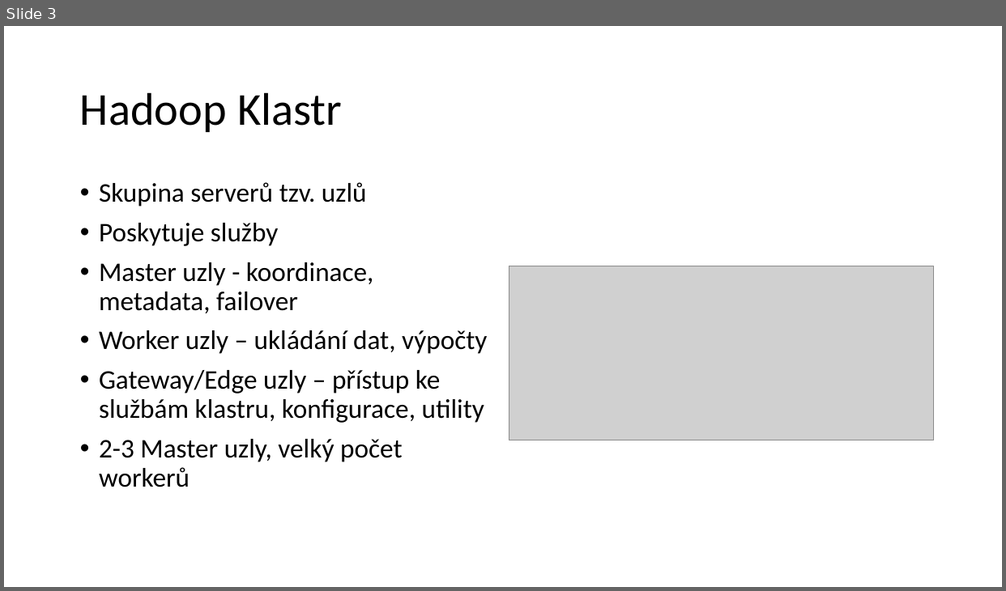
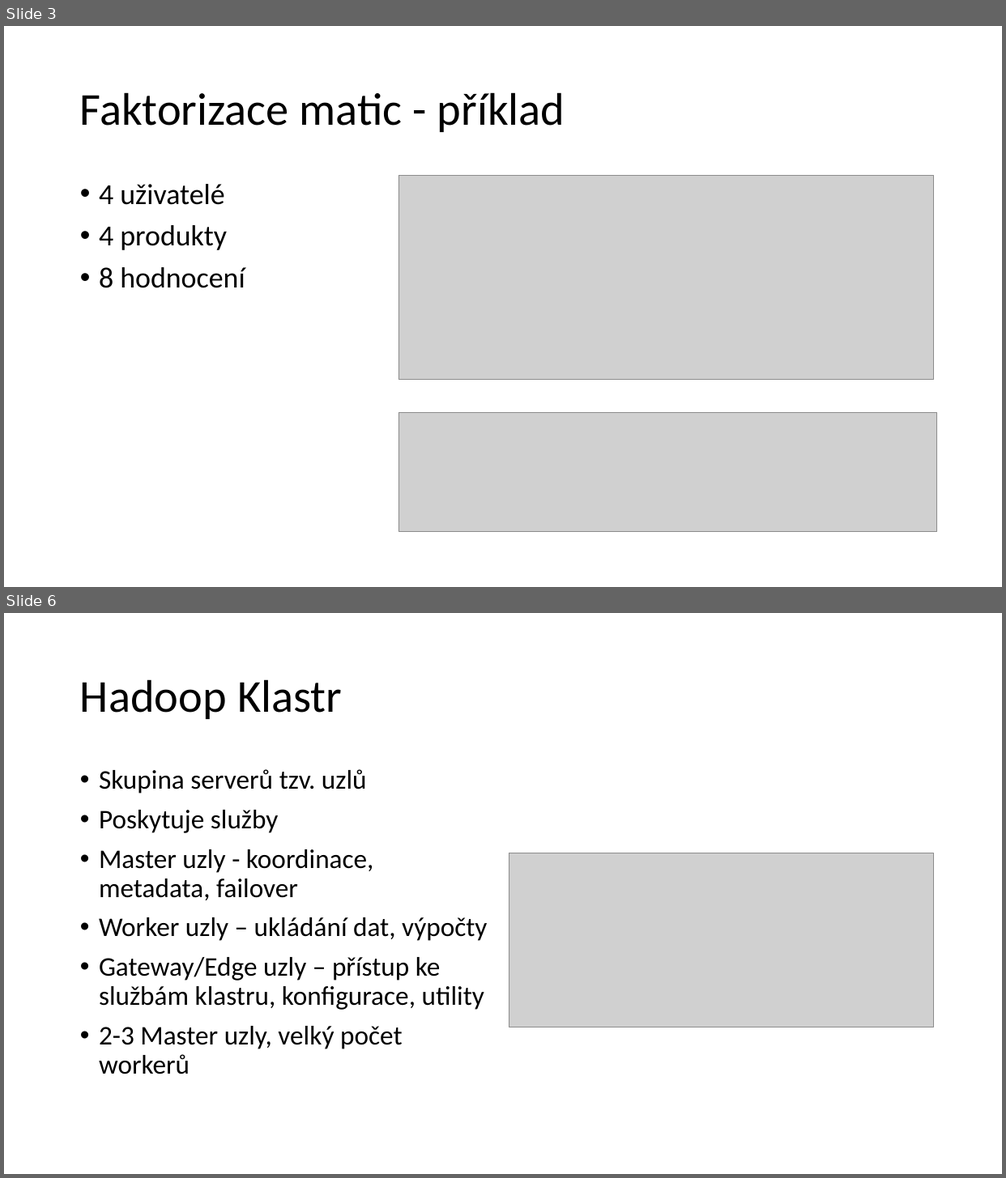
Before and after one commit to barenode/bp, a slide deck: prezentace.pptx. Shown one above the other, each under a label of ours: slide 3 before the commit, slides 3 and 6 after it; the slides between them are not shown. The pictures are 1006x591 and 1006x1178 pixels, drawn with LibreOffice and Linux fonts; fonts in the diff are those of the drawing; grey boxes stand for pictures. Boxes give left, top, right and bottom in pixels: in the first picture for what was removed or moved away, otherwise in the second. Text is boxed around its words. In the diff, an @@ line names an element or a change of style, - is before the commit and + after.

```diff
--- a/prezentace.pptx
+++ b/prezentace.pptx
@@ slide 3 added at bbox=[4, 26, 1002, 587], background #FFFFFF @@
@@ title added at bbox=[80, 92, 565, 132], 44 pt, text #000000 @@
+Faktorizace matic - příklad
@@ text added at bbox=[99, 184, 245, 288], 28 pt, text #000000 @@
+• 4 uživatelé
+• 4 produkty
+• 8 hodnocení
@@ picture added at bbox=[398, 176, 934, 380] @@
@@ picture added at bbox=[398, 413, 937, 531] @@
@@ what was slide 3 is now slide 6 @@
```
Also in this commit, not shown: 1 slide changed, 10 other slides added, 1 slide removed, 5 other files.
